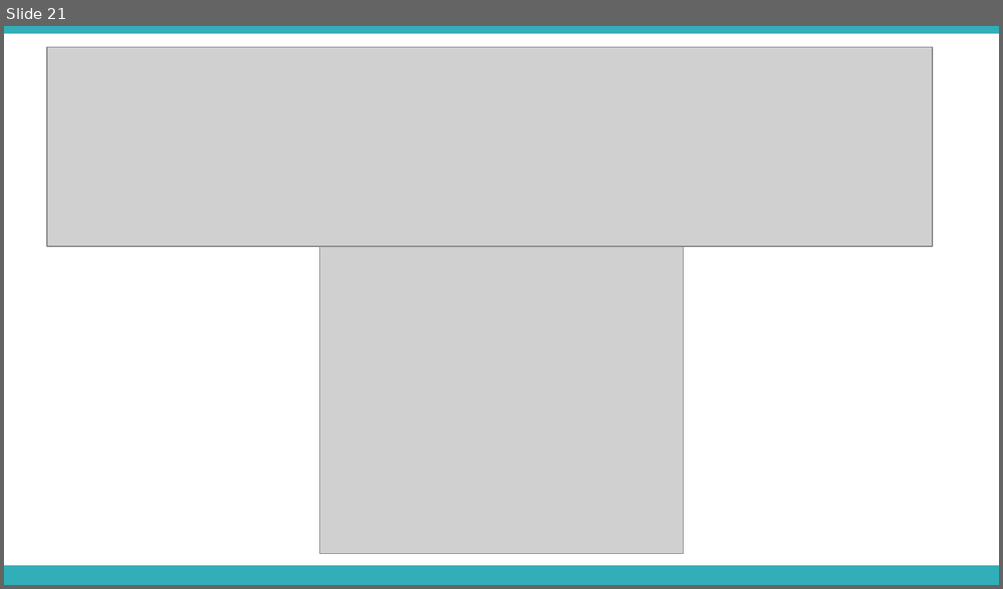
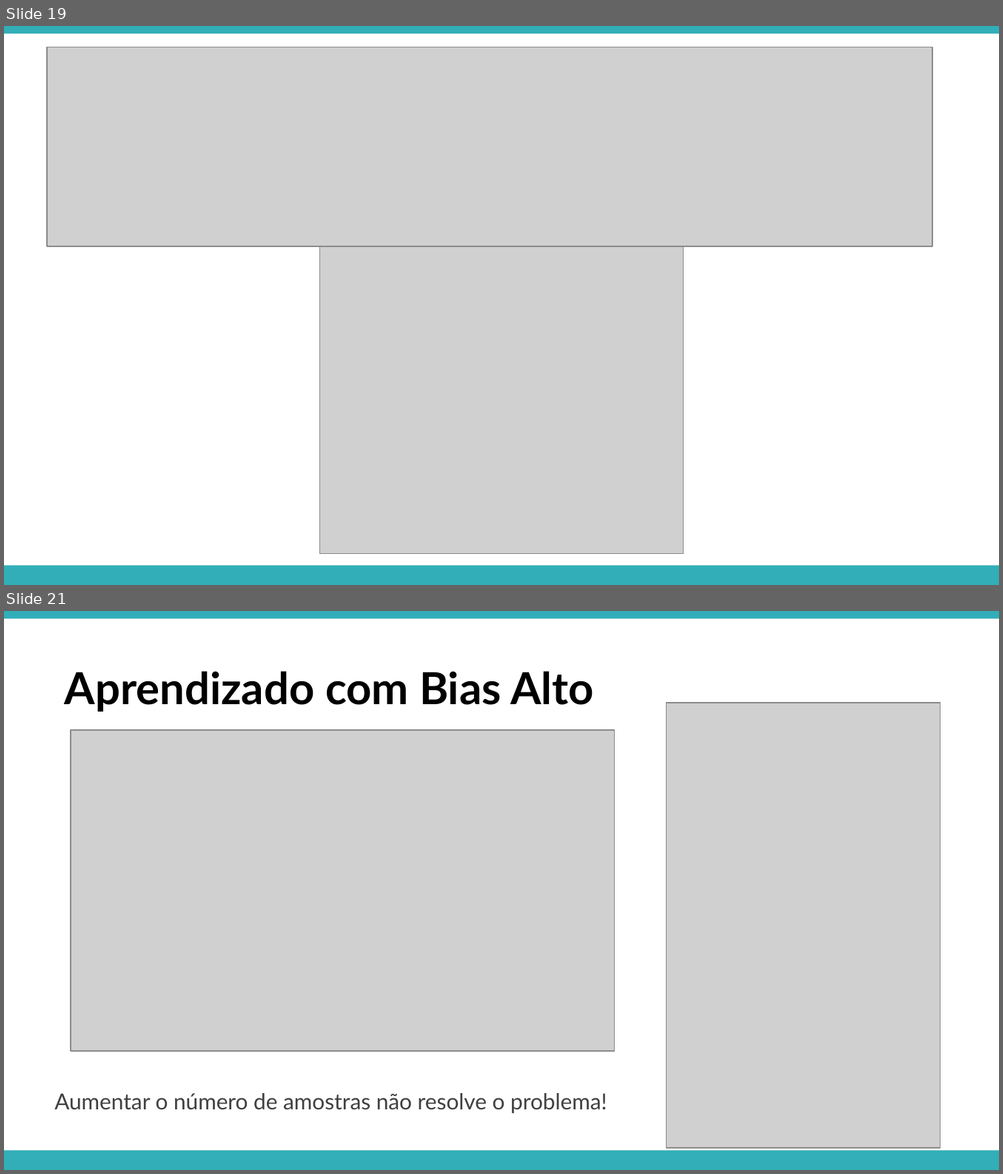
Before and after one commit to APILASTRI/coursera-stanford, a slide deck: machine-learning/notations/semana-6/presentation/09-ml-advices.pptx. Shown one above the other, each under a label of ours: slide 21 before the commit, slides 19 and 21 after it; the slides between them are not shown. The pictures are 1003x589 and 1003x1174 pixels, drawn with LibreOffice and Linux fonts; fonts in the diff are those of the drawing; grey boxes stand for pictures. Boxes give left, top, right and bottom in pixels: in the first picture for what was removed or moved away, otherwise in the second. Text is boxed around its words. In the diff, an @@ line names an element or a change of style, - is before the commit and + after.

```diff
--- a/machine-learning/notations/semana-6/presentation/09-ml-advices.pptx
+++ b/machine-learning/notations/semana-6/presentation/09-ml-advices.pptx
@@ slide 21 added at box(4, 611, 999, 1170), background #FFFFFF; not listed: 2 template elements that a slide beside it also shows @@
@@ text added at box(65, 671, 594, 712), 32 pt, text #000000, bold @@
+Aprendizado com Bias Alto
@@ picture added at box(666, 703, 940, 1148) @@
@@ picture added at box(71, 730, 614, 1051) @@
@@ text added at box(54, 1093, 606, 1113), 16 pt, text #404040 @@
+Aumentar o número de amostras não resolve o problema!
@@ what was slide 21 is now slide 19 @@
```
Also in this commit, not shown: 3 slides changed, 4 other slides added, 2 slides removed, 36 other files.
